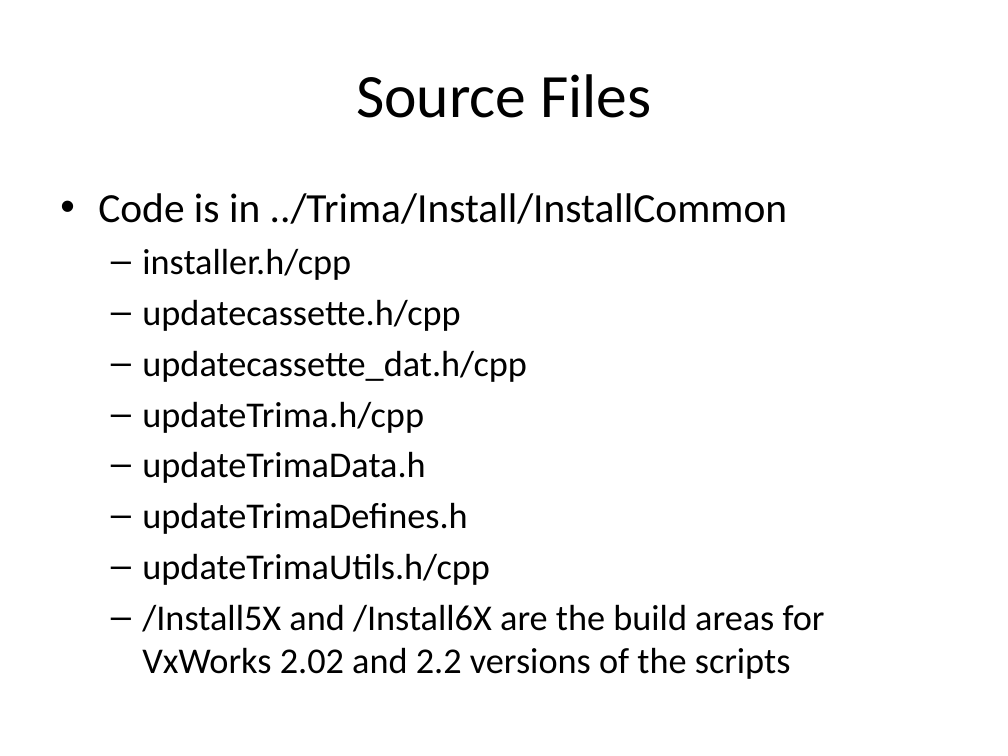
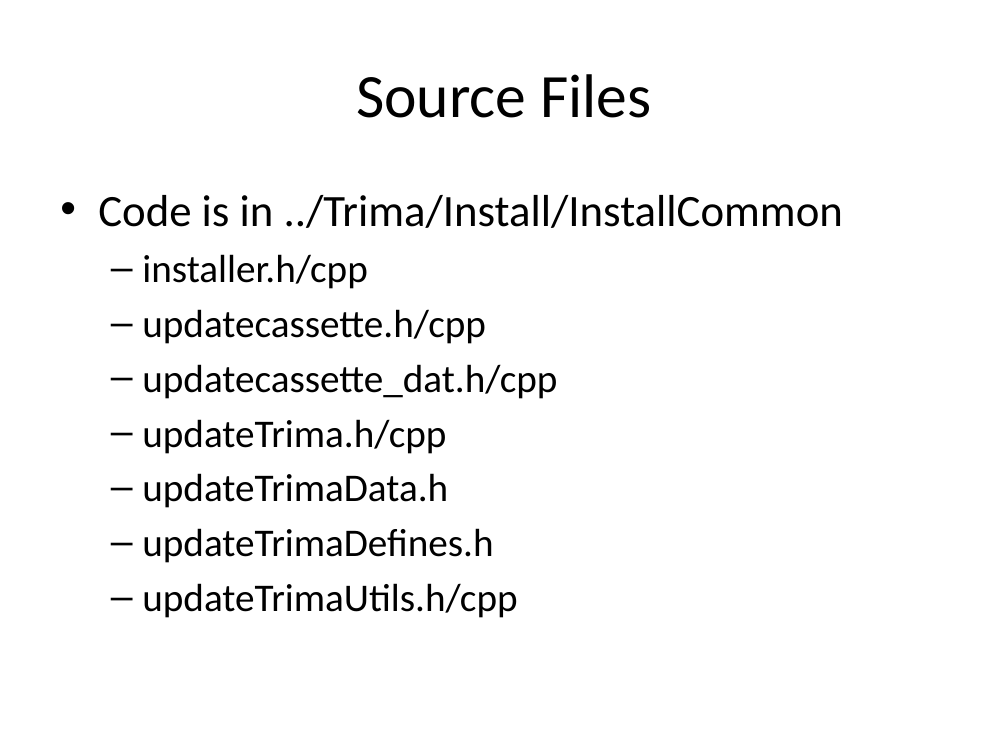
Before and after one commit to ebadusb/Install, a slide deck: slide 2 of Trima Install Scripts.pptx. Drawn at 1008x756 pixels with LibreOffice and Linux fonts; fonts in the diff are those of the drawing. Boxes give left, top, right and bottom in pixels: in the first picture for what was removed or moved away, otherwise in the second. Text is boxed around its words. In the diff, an @@ line names an element or a change of style, - is before the commit and + after.

```diff
--- a/Trima Install Scripts.pptx
+++ b/Trima Install Scripts.pptx
@@ text "Code is in ../Trima/Install/InstallCommon" at [98,195,843,618]: size 29.6 to 32 pt in "Code is in ../Trima/Install/InstallCommon"; size 25.9 to 28 pt in "installer.h/cpp", "updatecassette.h/cpp", "updatecassette_dat.h/cpp", "updateTrima.h/cpp" and 3 more places @@
@@ text at [142,604,825,679]: paragraph removed @@
-  – /Install5X and /Install6X are the build areas for VxWorks 2.02 and 2.2 versions of the scripts
```
Also in this commit, not shown: 2 slides added.
